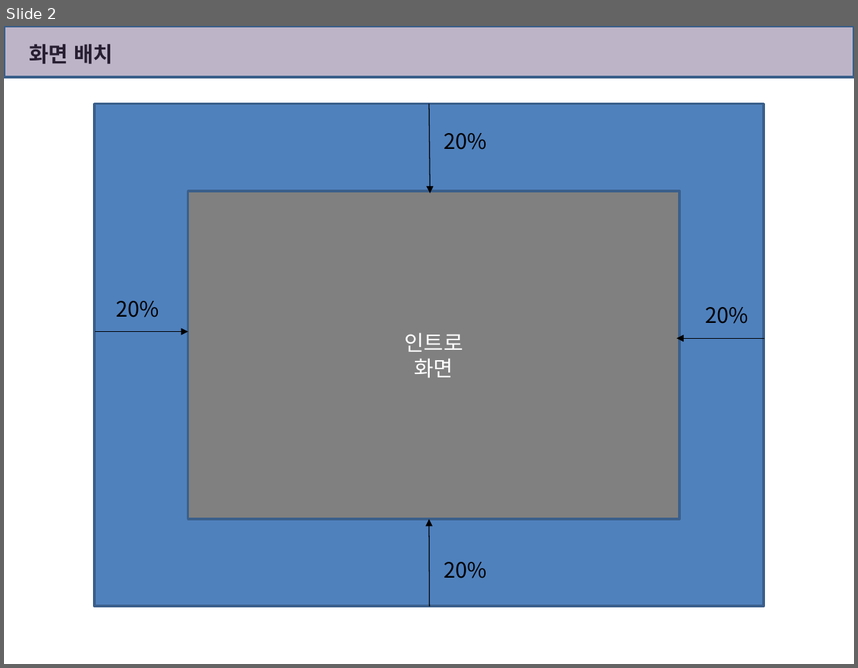
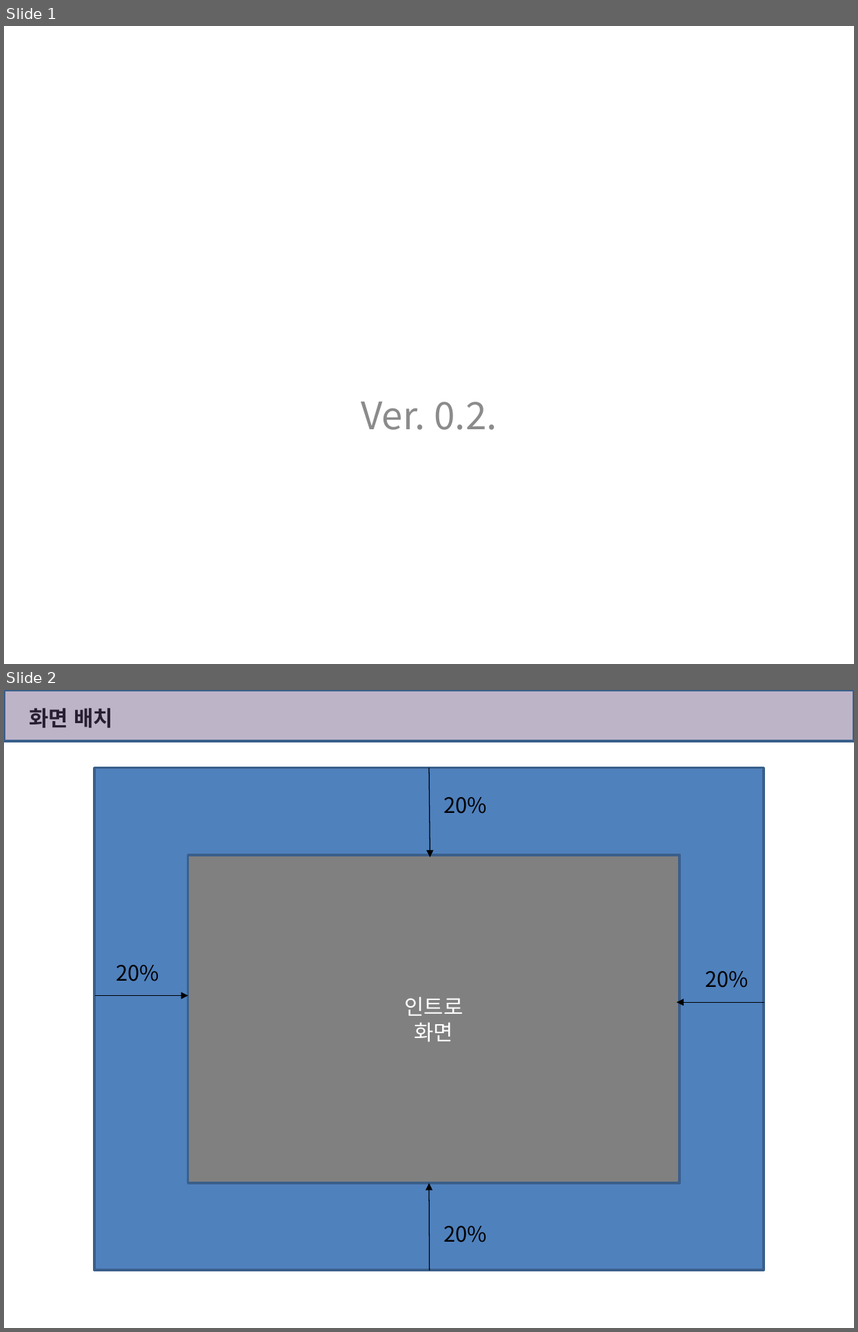
Before and after one commit to uglyduck68/hedgehop, a slide deck: 화면 모드.pptx. Shown one above the other, each under a label of ours: slide 2 before the commit, slides 1 and 2 after it. The pictures are 858x668 and 858x1332 pixels, drawn with LibreOffice and Linux fonts; fonts in the diff are those of the drawing. Boxes give left, top, right and bottom in pixels: in the first picture for what was removed or moved away, otherwise in the second. Text is boxed around its words. In the diff, an @@ line names an element or a change of style, - is before the commit and + after.

```diff
--- a/화면 모드.pptx
+++ b/화면 모드.pptx
@@ slide 1 added at (4,26,854,664), background #FFFFFF @@
@@ subtitle added at (361,401,497,430), 32 pt, text #8C8C8C @@
+Ver. 0.2.
```
Also in this commit, not shown: 1 other slide added, 1 slide removed, 4 other files.
